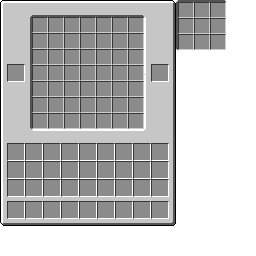
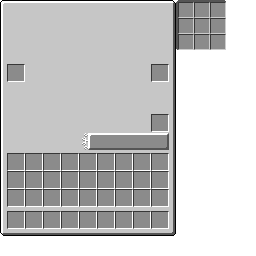
The second (256, 256) image is a revision of the first. Changes to its layers:
removed layer "mock up" over [30,15,146,131]
removed layer "Clipboard" over [30,17,169,129]
renamed "container.png" to "artificingTable.png", painted on it over [0,15,176,236]
